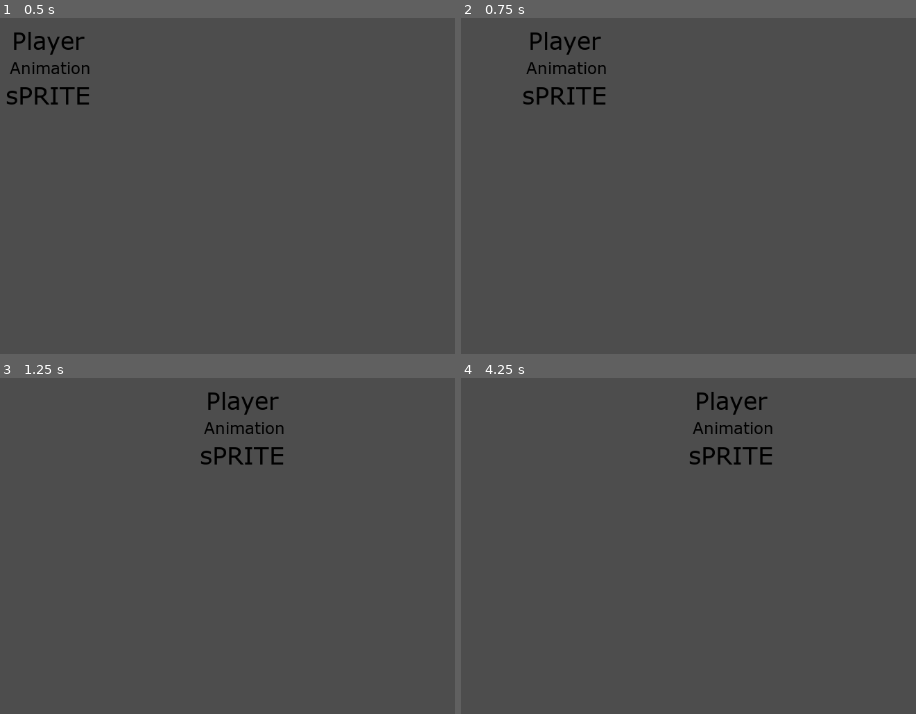
Above: before the commit, frames 1-4 (two rows, left to right).
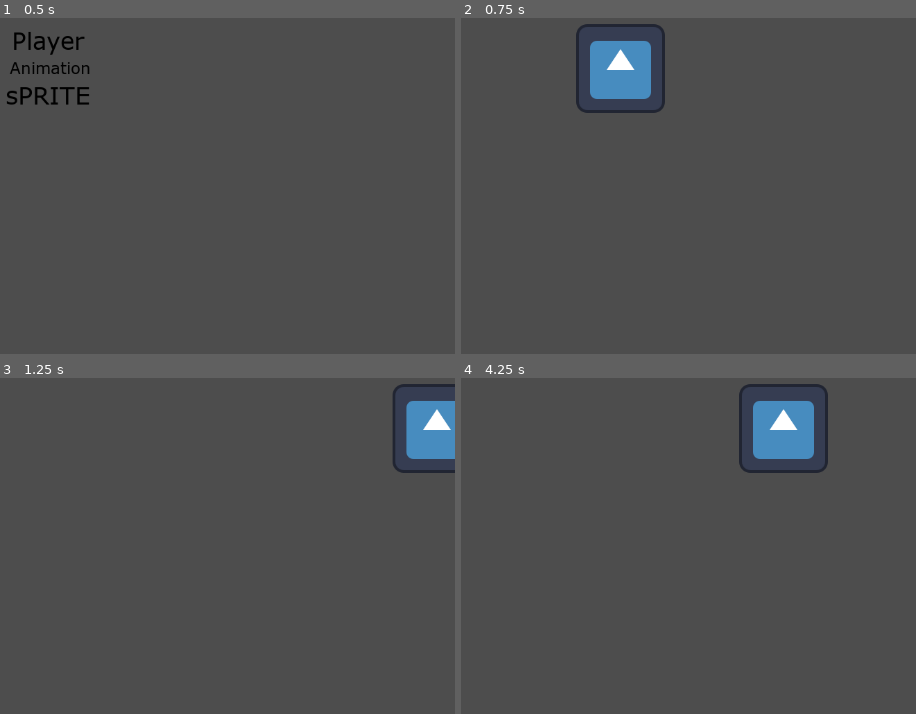
Above: after the commit, the same moments.

Repository: moealyahya/MedievalRPG_GDD
Game: Godot game, scene res://player.tscn
The game is run twice, just before and just after one commit, with the same random seed, the same clock (stepped at 60 frames per second) and the same inputs. Before the commit the project starts from res://area_2d.tscn. The engine's default icon, where the game draws it, is replaced by a stand-in: a white triangle on a blue panel in a dark square.
Inputs:
- Up to frame 1 (0.5 s): no input
- Up to frame 2 (0.75 s): tap Enter at 0.5 s; hold D (move_right) from 0.53 s (still down); hold Shift (run, bound only after the commit) from 0.53 s (still down)
- Up to frame 3 (1.25 s): keep holding D (move_right); keep holding Shift (run, bound only after the commit)
- Up to frame 4 (4.25 s): release D (move_right) at 1.28 s; release Shift (run, bound only after the commit) at 1.28 s; hold S (move_down) 1.28-2.03 s; tap Shift (run, bound only after the commit) at 1.35, 2.85 s; hold D (move_right) 2.03-2.78 s; hold Shift (run, bound only after the commit) 2.03-2.78 s; hold W (move_up) 2.78-3.53 s; hold A (move_left) from 3.53 s (still down); hold Shift (run, bound only after the commit) from 3.53 s (still down)

Frame 1 is identical in both runs. In frame 2, 3.7% of the frame differs, in the area x 13-45%, y 1-29%; in frame 3, 3.2%; in frame 4, 3.7%.

Commit message:
Implementation of run functionality
Shift + wasd/direction to run. Renaming all player-related nodes to be more demonstrative

Diff:
--- /dev/null
+++ b/player.gd
@@ -0,0 +1,47 @@
+class_name Player
+extends Area2D
+
+@export var speed = 400
+@export var atk_growth_per_level = 1.0
+@export var hp_growth_per_level = 1.0
+@export var speed_run = 800
+
+var screen_size
+var level = 1
+var atk = level * atk_growth_per_level
+var hp = level * hp_growth_per_level
+var is_running = false
+
+func playerAttack () -> void:
+	pass #So far no idea how to implement combat system, gonna try later
+
+# Called when the node enters the scene tree for the first time.
+func _ready() -> void:
+	screen_size = get_viewport_rect().size
+
+# Called every frame. 'delta' is the elapsed time since the previous frame.
+func _process(delta: float) -> void:
+	is_running = false
+	var velocity = Vector2.ZERO
+	if Input.is_action_pressed("run"):
+		is_running = true
+	if Input.is_action_pressed("move_down"):
+		velocity.y += 1
+	if Input.is_action_pressed("move_left"):
+		velocity.x -= 1
+	if Input.is_action_pressed("move_right"):
+		velocity.x += 1
+	if Input.is_action_pressed("move_up"):
+		velocity.y -= 1
+
+	if is_running:
+		velocity = velocity.normalized() * speed_run
+		$PlayerAnimation.play("run")
+	elif Input.is_action_pressed("move_down") or Input.is_action_pressed("move_left") or Input.is_action_pressed("move_right") or Input.is_action_pressed("move_up"):
+		velocity = velocity.normalized() * speed
+		$PlayerAnimation.play("walk")
+	else:
+		$PlayerAnimation.play("idle")
+
+	position += velocity * delta
+	position = position.clamp(Vector2.ZERO, screen_size)
--- /dev/null
+++ b/player.tscn
@@ -0,0 +1,55 @@
+[gd_scene load_steps=6 format=3 uid="uid://clf8e20sb6eyb"]
+
+[ext_resource type="Script" uid="uid://u84sap1jqxq1" path="res://player.gd" id="1_i3pqv"]
+[ext_resource type="Texture2D" uid="uid://d2n66vbdaemu2" path="res://Camera Roll.png" id="2_hqtel"]
+[ext_resource type="Texture2D" uid="uid://c2toy2ejc52at" path="res://icon.svg" id="2_sweqy"]
+
+[sub_resource type="RectangleShape2D" id="RectangleShape2D_c0nl8"]
+size = Vector2(132, 119)
+
+[sub_resource type="SpriteFrames" id="SpriteFrames_1dtnr"]
+animations = [{
+"frames": [],
+"loop": true,
+"name": &"attack",
+"speed": 5.0
+}, {
+"frames": [{
+"duration": 1.0,
+"texture": ExtResource("2_hqtel")
+}],
+"loop": true,
+"name": &"idle",
+"speed": 5.0
+}, {
+"frames": [{
+"duration": 1.0,
+"texture": ExtResource("2_sweqy")
+}],
+"loop": true,
+"name": &"run",
+"speed": 5.0
+}, {
+"frames": [{
+"duration": 1.0,
+"texture": ExtResource("2_hqtel")
+}],
+"loop": true,
+"name": &"walk",
+"speed": 5.0
+}]
+
+[node name="Player" type="Area2D"]
+position = Vector2(197, 56)
+script = ExtResource("1_i3pqv")
+
+[node name="PlayerCollision" type="CollisionShape2D" parent="."]
+position = Vector2(370, 183.5)
+shape = SubResource("RectangleShape2D_c0nl8")
+metadata/_edit_group_ = true
+
+[node name="PlayerAnimation" type="AnimatedSprite2D" parent="."]
+position = Vector2(369, 180)
+sprite_frames = SubResource("SpriteFrames_1dtnr")
+animation = &"idle"
+metadata/_edit_group_ = true
--- a/project.godot
+++ b/project.godot
@@ -47,3 +47,8 @@
 "events": [Object(InputEventMouseButton,"resource_local_to_scene":false,"resource_name":"","device":-1,"window_id":0,"a …(258 unchanged characters)…
 ]
 }
+run={
+"deadzone": 0.2,
+"events": [Object(InputEventKey,"resource_local_to_scene":false,"resource_name":"","device":-1,"window_id":0,"alt_pressed":false,"shift_pressed":false,"ctrl_pressed":false,"meta_pressed":false,"pressed":false,"keycode":0,"physical_keycode":4194325,"key_label":0,"unicode":0,"location":0,"echo":false,"script":null)
+]
+}
Not shown, added: player.gd.uid
